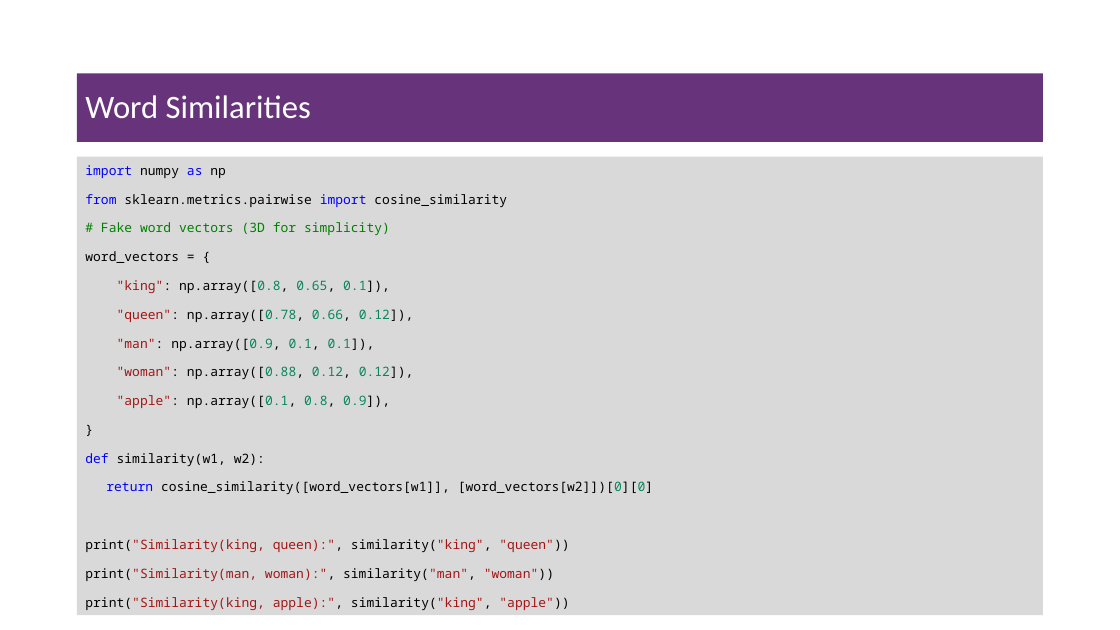
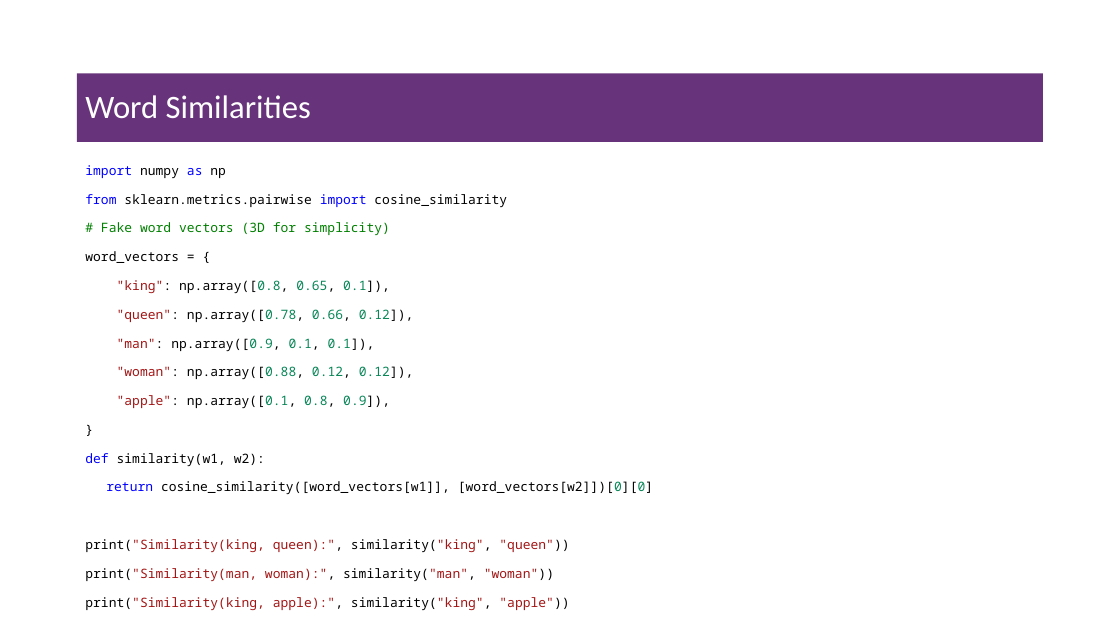
Before and after one commit to msfasha/307307-BI-Methods, a slide deck: slide 31 of 20242-NLP-LLM/lecture notes/Part 2 - Introduction to Large Language Models/Part 2 - Introduction to Large Language Models.pptx (slide 28 before the commit). Drawn at 1120x630 pixels with LibreOffice and Linux fonts; fonts in the diff are those of the drawing; background and template pictures are left out. Boxes give left, top, right and bottom in pixels: in the first picture for what was removed or moved away, otherwise in the second. Text is boxed around its words. In the diff, an @@ line names an element or a change of style, - is before the commit and + after.

```diff
--- a/20242-NLP-LLM/lecture notes/Part 2 - Introduction to Large Language Models/Part 2 - Introduction to Large Language Models.pptx
+++ b/20242-NLP-LLM/lecture notes/Part 2 - Introduction to Large Language Models/Part 2 - Introduction to Large Language Models.pptx
@@ text "import numpy as np": place and size @@
-text "import numpy as np" at <box>77,157,1044,616</box>
+text "import numpy as np" at <box>85,165,653,610</box>
@@ text "import numpy as np" at <box>85,165,653,610</box>: fill #D9D9D9 to none @@
```
Also in this commit, not shown: 5 other slides changed, 4 slides added, 1 slide removed, 3 other files.
